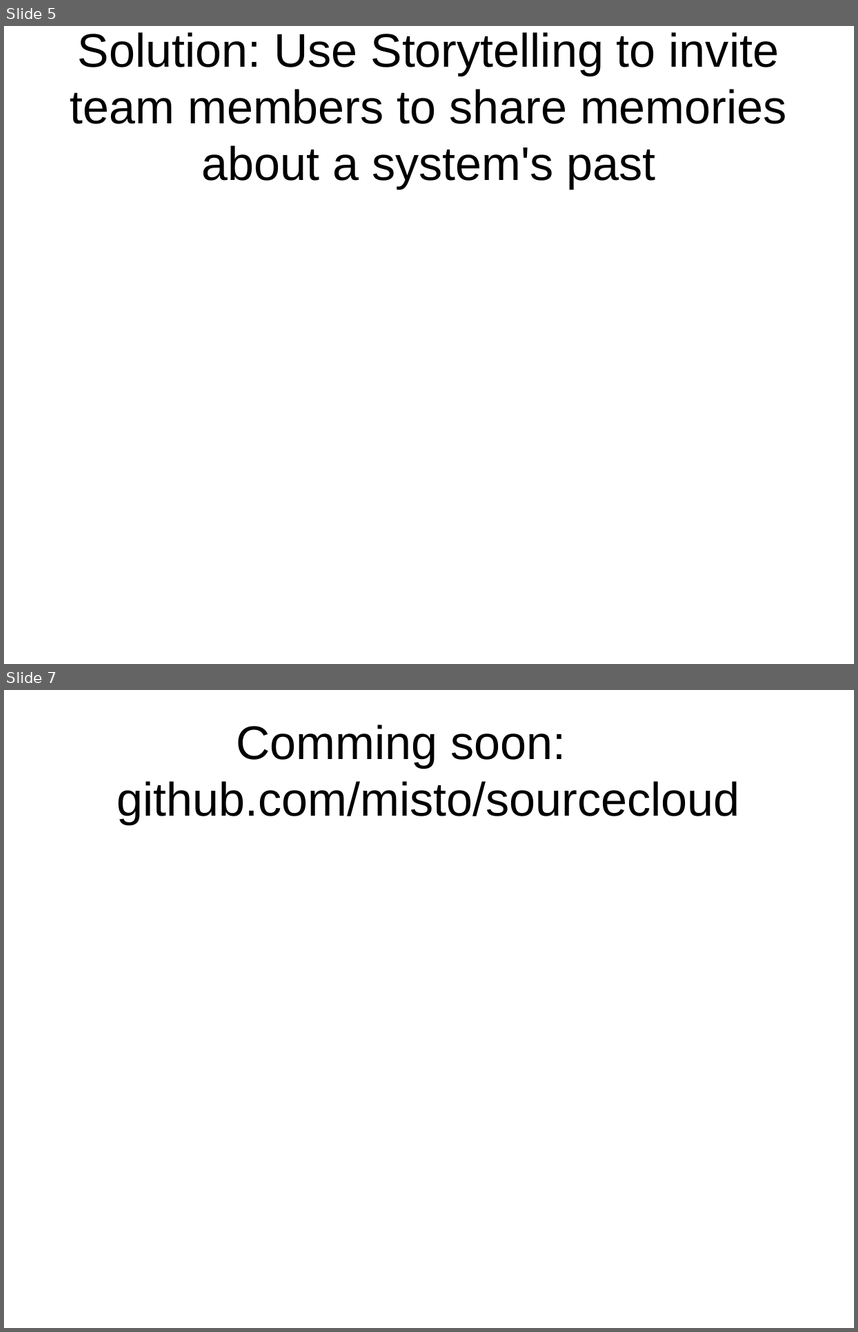
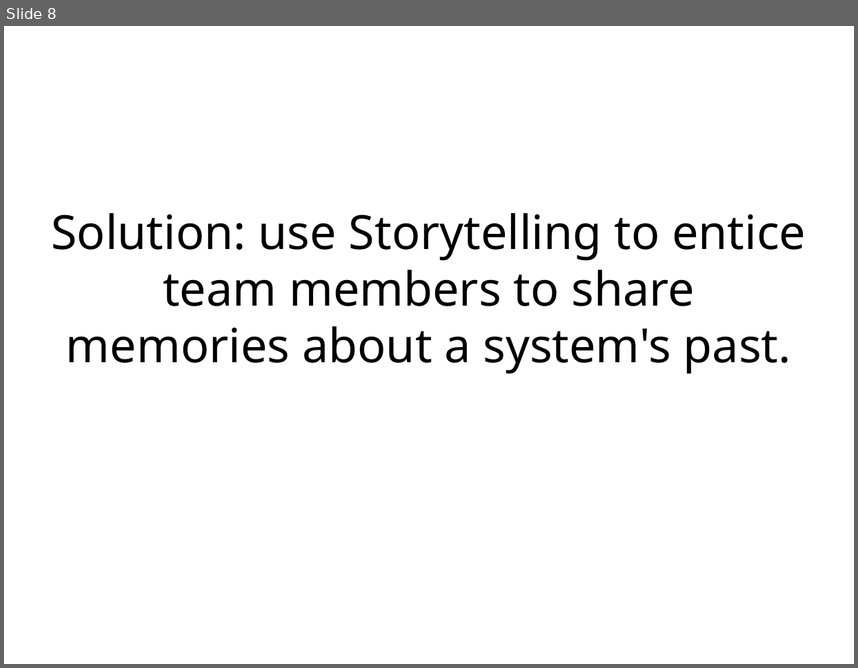
Before and after one commit to misto/Sourcecloud, a slide deck: icse2012/codetimeline.odp. Shown one above the other, each under a label of ours: slides 5 and 7 before the commit, slide 8 after it; the slides between them are not shown. The pictures are 858x1332 and 858x668 pixels, drawn with LibreOffice and Linux fonts; fonts in the diff are those of the drawing. Boxes give left, top, right and bottom in pixels: in the first picture for what was removed or moved away, otherwise in the second. Text is boxed around its words. In the diff, an @@ line names an element or a change of style, - is before the commit and + after.

```diff
--- a/icse2012/codetimeline.odp
+++ b/icse2012/codetimeline.odp
@@ slide 7 removed at [4, 690, 854, 1328], background #FFFFFF @@
@@ title removed at [117, 724, 740, 824] @@
-Comming soon: github.com/misto/sourcecloud
@@ what was slide 5 is now slide 8 @@
@@ slide 8 changed as well @@
@@ title at [51, 213, 806, 374]: text changed; font Arial to Noto Sans @@
-Solution: Use Storytelling to invite team members to share memories about a system's past
+Solution: use Storytelling to entice team members to share memories about a system's past.
```
Also in this commit, not shown: 2 other slides changed, 6 slides added, 3 other slides removed.
